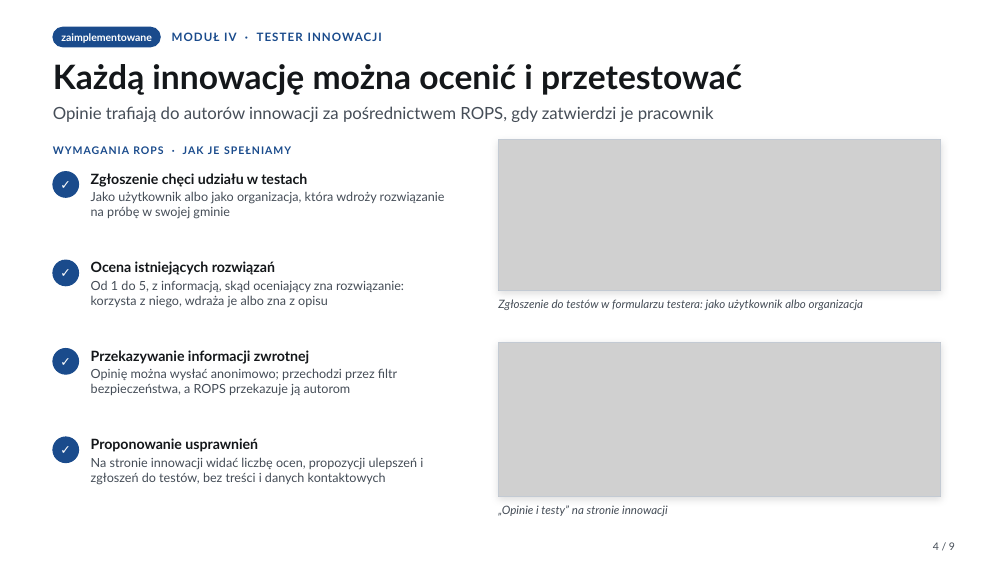
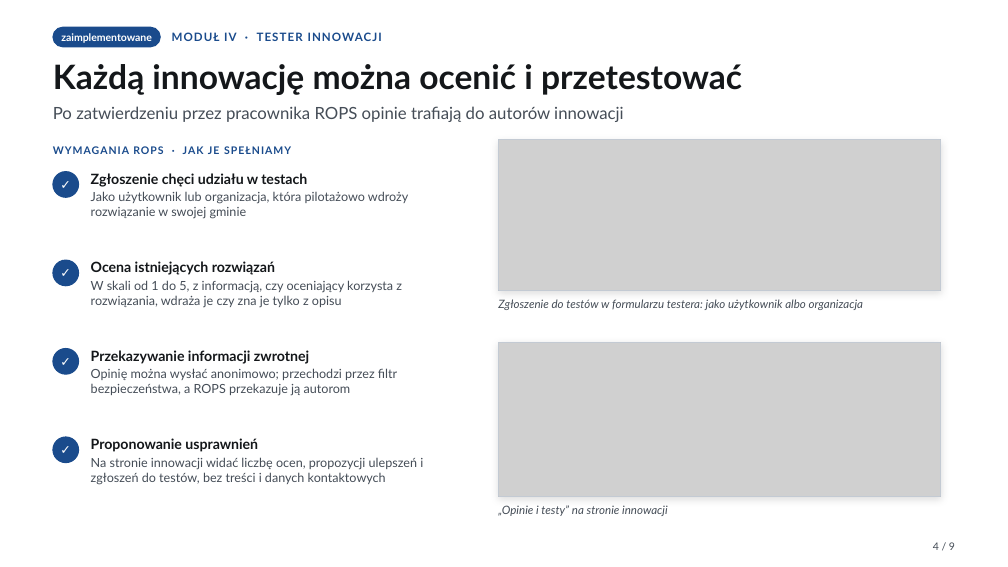
Before and after one commit to bobrovsky420/hackyeah2026, a slide deck: slide 4 of docs/presentation/presentation.pptx. Drawn at 1008x567 pixels with LibreOffice and Linux fonts; fonts in the diff are those of the drawing; grey boxes stand for pictures. Boxes give left, top, right and bottom in pixels: in the first picture for what was removed or moved away, otherwise in the second. Text is boxed around its words. In the diff, an @@ line names an element or a change of style, - is before the commit and + after.

```diff
--- a/docs/presentation/presentation.pptx
+++ b/docs/presentation/presentation.pptx
@@ text at (53,106,623,122): text changed @@
-Opinie trafiają do autorów innowacji za pośrednictwem ROPS, gdy zatwierdzi je pracownik
+Po zatwierdzeniu przez pracownika ROPS opinie trafiają do autorów innowacji
@@ text at (91,191,408,219): text changed @@
-Jako użytkownik albo jako organizacja, która wdroży rozwiązanie na próbę w swojej gminie
+Jako użytkownik lub organizacja, która pilotażowo wdroży rozwiązanie w swojej gminie
@@ text at (91,280,402,307): text changed @@
-Od 1 do 5, z informacją, skąd oceniający zna rozwiązanie: korzysta z niego, wdraża je albo zna z opisu
+W skali od 1 do 5, z informacją, czy oceniający korzysta z rozwiązania, wdraża je czy zna je tylko z opisu
```
Also in this commit, not shown: 4 other slides changed, 2 other files.
